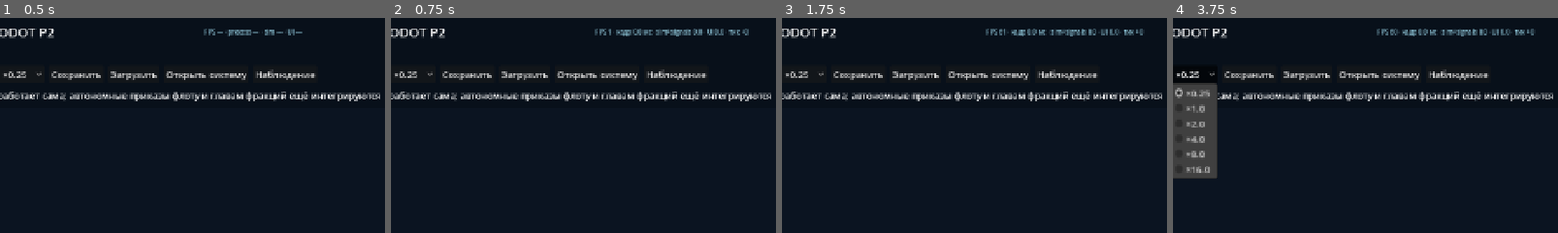
Above: before the commit, frames 1-4 (left to right).
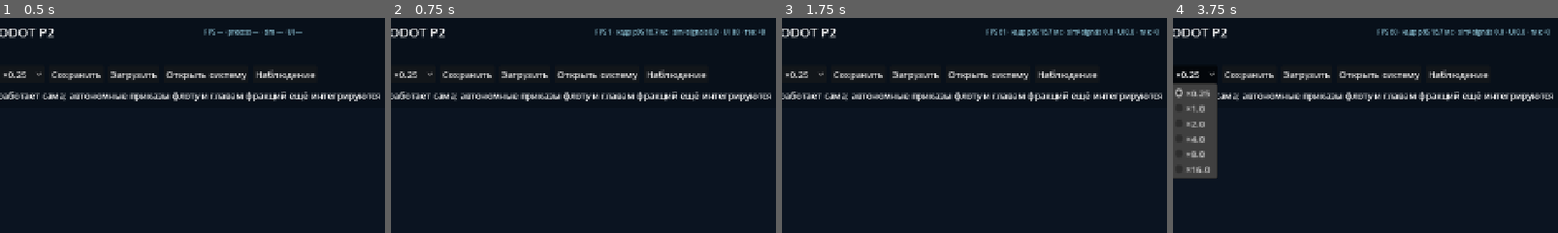
Above: after the commit, the same moments.

Repository: Mefits/Living-Sector
Game: Godot game, scene res://scenes/main.tscn
Same seed, same stepped clock (60 frames per second), same inputs: the game is played once before the commit and once after it.
Inputs:
- Up to frame 1 (0.5 s): no input
- Up to frame 2 (0.75 s): click "Центрировать карту" at 0.5 s
- Up to frame 3 (1.75 s): click "Пауза" at 1.25 s
- Up to frame 4 (3.75 s): click "+1 тик" at 2 s; click "+8 тиков" at 2.75 s; click "×0.25" at 3.5 s
The pictures show only the part of the screen within x 17-67%, y 0-50%; the shares and areas given below are measured in that part.

Frame 1 is identical in both runs. In frame 2, 0.7% of the frame differs, in the area x 62-98%, y 4-9%; in frame 3, 0.7%; in frame 4, 0.7%.

Commit message:
fix(UI): show true whole-frame p95, not process p95, in permanent FPS meter

Diff:
--- a/godot/scripts/ui_frame_profiler.gd
+++ b/godot/scripts/ui_frame_profiler.gd
@@ -100,7 +100,7 @@
 
 func compact_text() -> String:
     var data: Dictionary = summary()
-    return "FPS %d · кадр %.1f мс · sim+signals %.1f · UI %.1f · тик +%d" % [
-        int(data["fps"]), float(data["process_p95_ms"]),
+    return "FPS %d · кадр p95 %.1f мс · sim+signals %.1f · UI %.1f · тик +%d" % [
+        int(data["fps"]), float(data["frame_p95_ms"]),
         float(data["advance_p95_ms"]), float(data["ui_p95_ms"]),
         int(data["last_frame_ticks"])]
